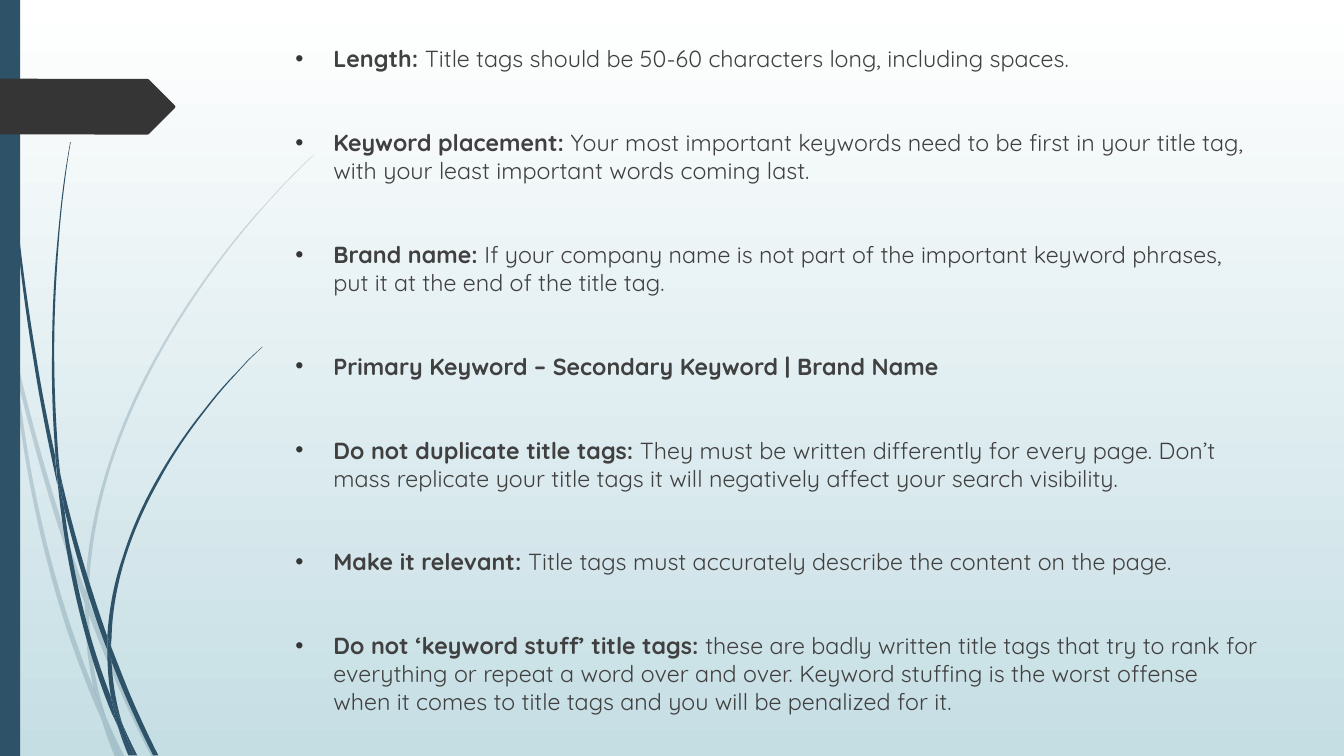
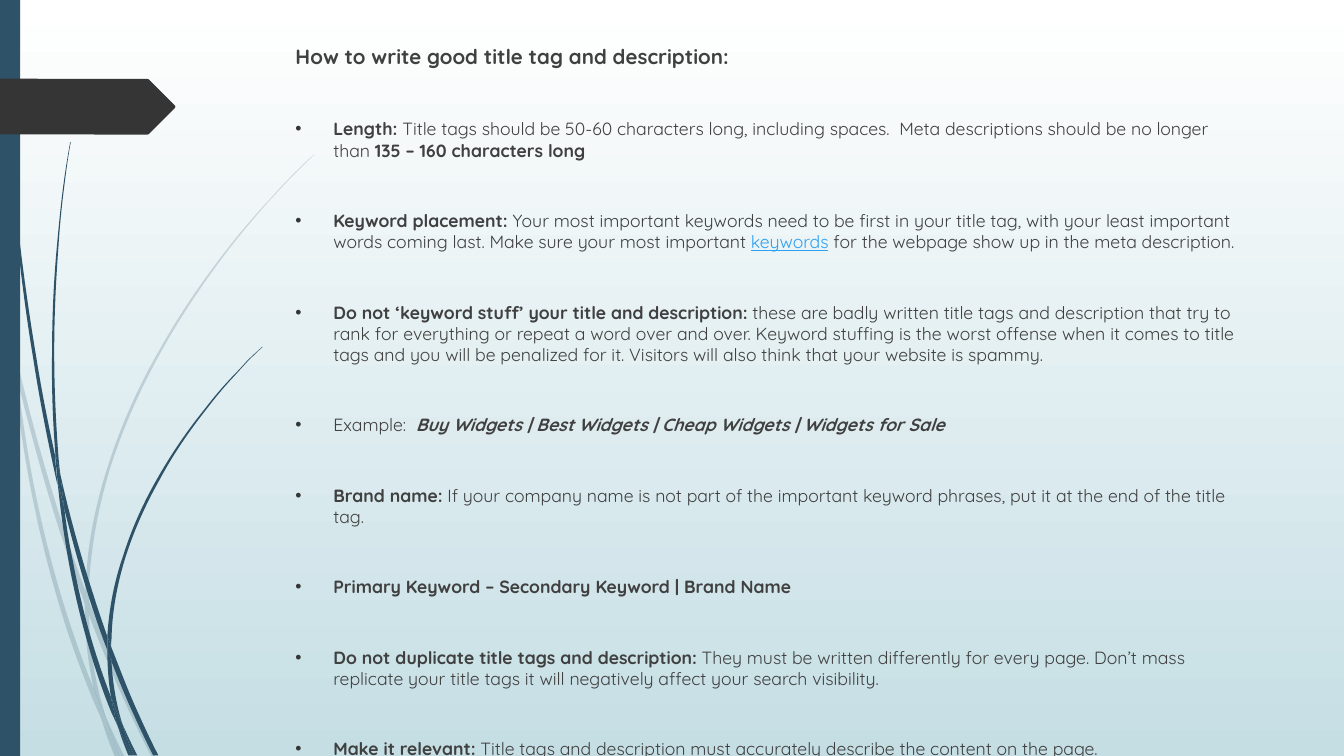
Before and after one commit to annie127/wdd230, a slide deck: slide 3 of Student-presentation.pptx (slide 1 before the commit). Drawn at 1344x756 pixels with LibreOffice and Linux fonts; fonts in the diff are those of the drawing. Boxes give left, top, right and bottom in pixels: in the first picture for what was removed or moved away, otherwise in the second. Text is boxed around its words. In the diff, an @@ line names an element or a change of style, - is before the commit and + after.

```diff
--- a/Student-presentation.pptx
+++ b/Student-presentation.pptx
@@ text at (295, 49, 1235, 435): text changed; size 16.6 to 12.6 pt @@
-• Length: Title tags should be 50-60 characters long, including spaces.
-• Keyword placement: Your most important keywords need to be first in your title tag, with your least important words coming last.
+How to write good title tag and description:
+• Length: Title tags should be 50-60 characters long, including spaces. Meta descriptions should be no longer than 135 – 160 characters long
+• Keyword placement: Your most important keywords need to be first in your title tag, with your least important words coming last. Make sure your most important keywords for the webpage show up in the meta description.
+• Do not ‘keyword stuff’ your title and description: these are badly written title tags and description that try to rank for everything or repeat a word over and over. Keyword stuffing is the worst offense when it comes to title tags and you will be penalized for it. Visitors will also think that your website is spammy.
+• Example: Buy Widgets | Best Widgets | Cheap Widgets | Widgets for Sale
@@ text at (333, 489, 1225, 597): size 16.6 to 12.6 pt in "Brand name: If your company name is ...", "Primary Keyword – Secondary Keyword | Brand ..." @@
@@ text at (333, 651, 1185, 689): text changed; size 16.6 to 12.6 pt @@
-• Do not duplicate title tags: They must be written differently for every page. Don’t mass replicate your title tags it will negatively affect your search visibility.
-• Make it relevant: Title tags must accurately describe the content on the page.
-• Do not ‘keyword stuff’ title tags: these are badly written title tags that try to rank for everything or repeat a word over and over. Keyword stuffing is the worst offense when it comes to title tags and you will be penalized for it.
+• Do not duplicate title tags and description: They must be written differently for every page. Don’t mass replicate your title tags it will negatively affect your search visibility.
+• Make it relevant: Title tags and description must accurately describe the content on the page.
```
Also in this commit, not shown: 4 slides added, 1 slide removed, 5 other files.
